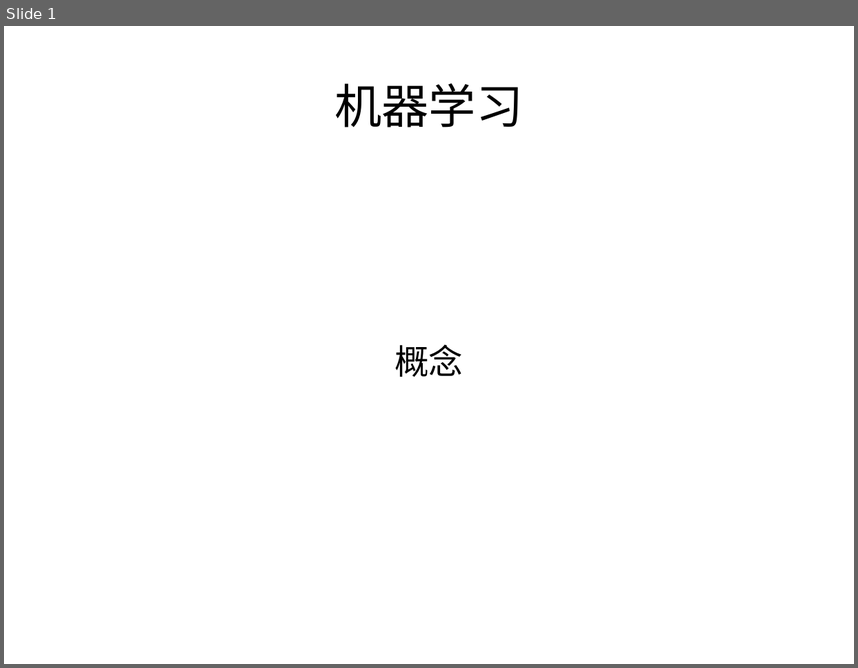
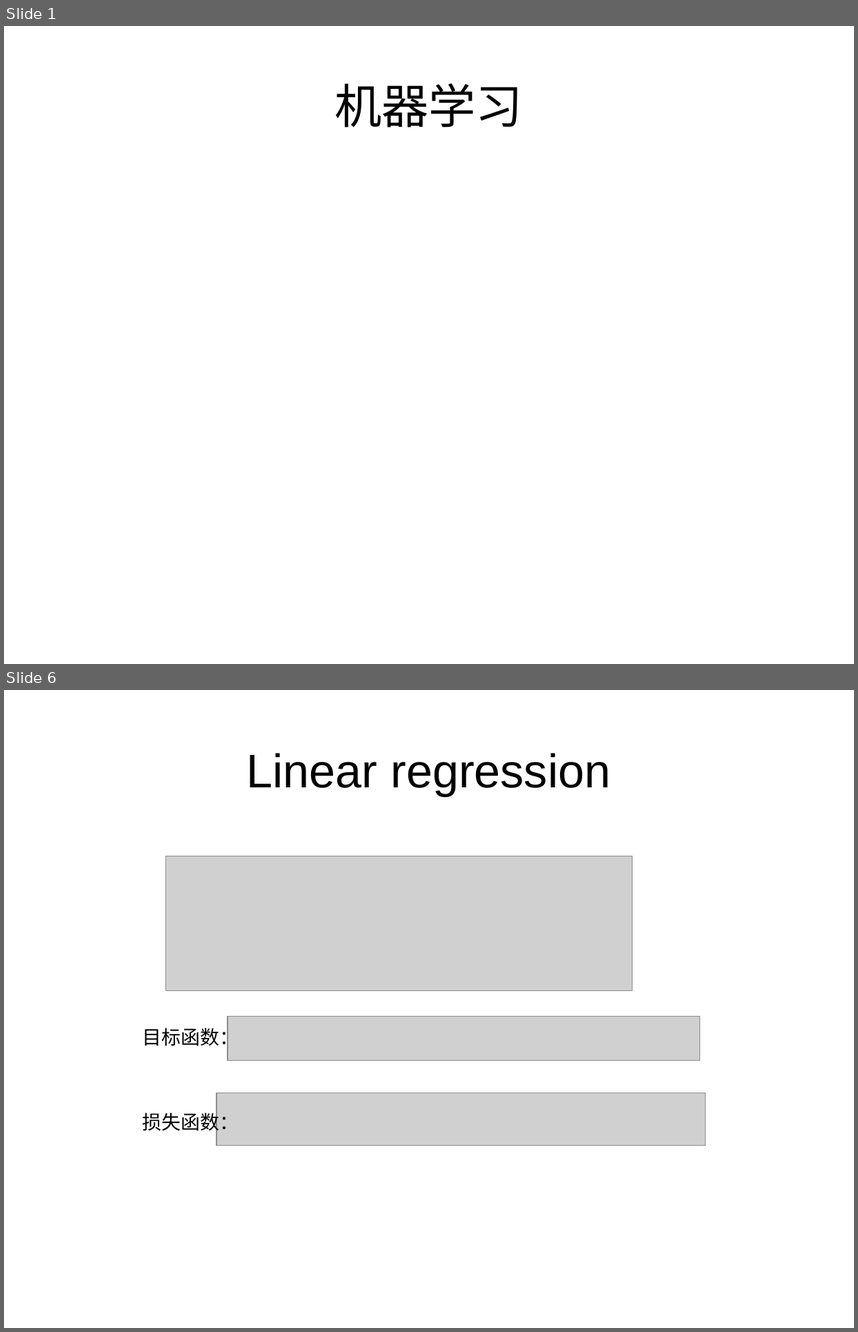
Before and after one commit to qqqil/tensorflow_test, a slide deck: docs/nn.odp. Shown one above the other, each under a label of ours: slide 1 before the commit, slides 1 and 6 after it; the slides between them are not shown. The pictures are 858x668 and 858x1332 pixels, drawn with LibreOffice and Linux fonts; fonts in the diff are those of the drawing; grey boxes stand for pictures. Boxes give left, top, right and bottom in pixels: in the first picture for what was removed or moved away, otherwise in the second. Text is boxed around its words. In the diff, an @@ line names an element or a change of style, - is before the commit and + after.

```diff
--- a/docs/nn.odp
+++ b/docs/nn.odp
@@ slide 6 added at [4, 690, 854, 1328], background #FFFFFF @@
@@ text added at [247, 753, 611, 796], 44 pt, text #000000 @@
+Linear regression
@@ picture added at [166, 856, 633, 991] @@
@@ picture added at [228, 1016, 700, 1061] @@
@@ text added at [143, 1025, 239, 1049], 18 pt, text #000000 @@
+目标函数：
@@ picture added at [217, 1093, 706, 1145] @@
@@ text added at [143, 1110, 239, 1134], 18 pt, text #000000 @@
+损失函数：
@@ slide 1 changed as well @@
@@ subtitle removed at [395, 344, 463, 377] @@
-概念
```
Also in this commit, not shown: 1 other slide changed, 18 other slides added, 2 slides removed, 31 other files.
